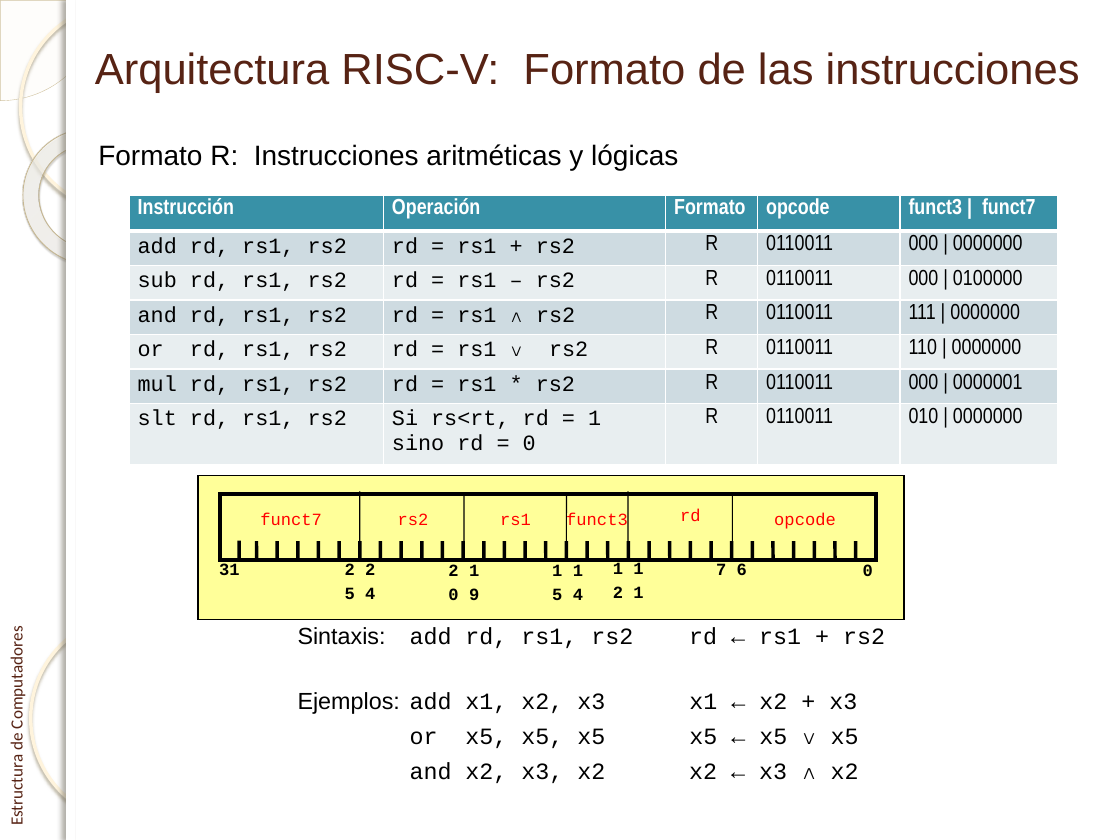
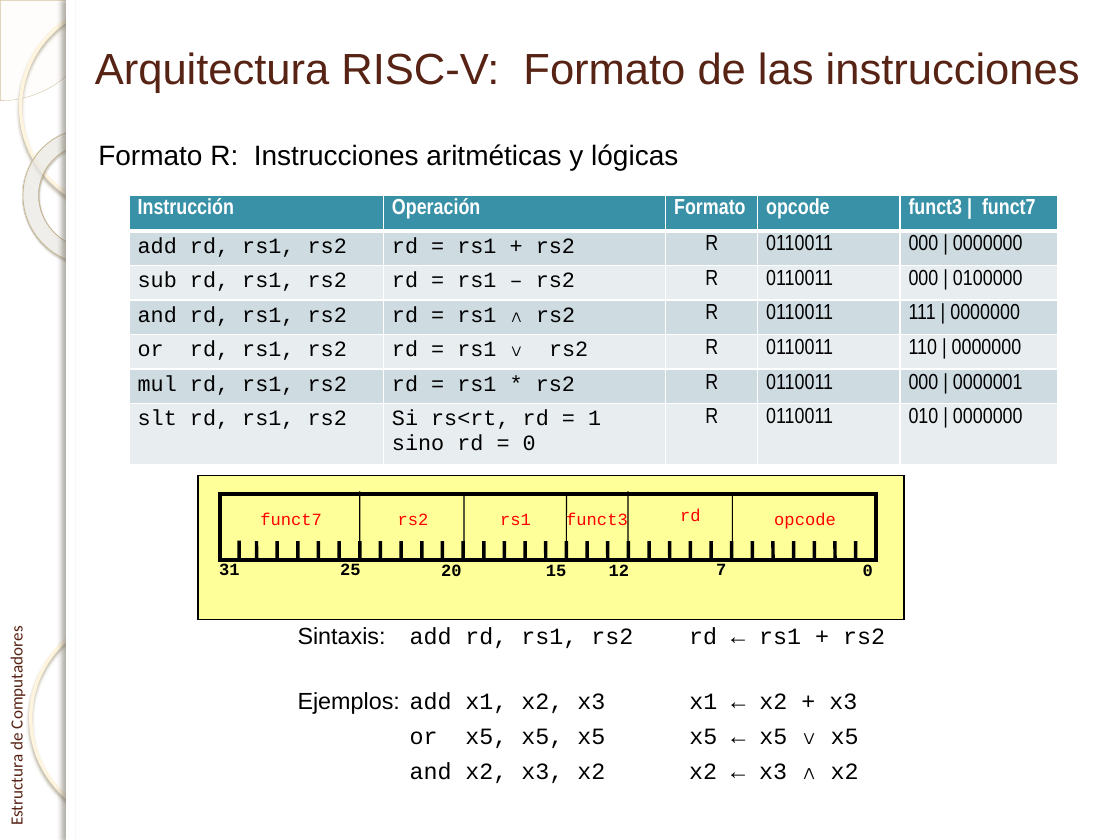
Before and after one commit to enriquesquintana/ETC, a slide deck: slide 22 of ETC_RISCV/Teoría/Tema 1. El procesador_RISCV.pptx. Drawn at 1120x840 pixels with LibreOffice and Linux fonts; fonts in the diff are those of the drawing; background and template pictures are left out. Boxes give left, top, right and bottom in pixels: in the first picture for what was removed or moved away, otherwise in the second. Text is boxed around its words. In the diff, an @@ line names an element or a change of style, - is before the commit and + after.

```diff
--- a/ETC_RISCV/Teoría/Tema 1. El procesador_RISCV.pptx
+++ b/ETC_RISCV/Teoría/Tema 1. El procesador_RISCV.pptx
@@ text at <box>340,563,361,575</box>: text changed @@
-2 2
-5 4
+25
@@ text at <box>441,564,462,576</box>: text changed @@
-2 1
-0 9
+20
@@ text at <box>546,564,567,576</box>: text changed @@
-1 1
-5 4
+15
@@ text at <box>609,564,630,576</box>: text changed @@
-1 1
-2 1
+12
@@ text at <box>716,563,726,575</box>: text changed @@
-7 6
+7
```
Also in this commit, not shown: 11 other slides changed, 2 slides added, 1 slide removed.
